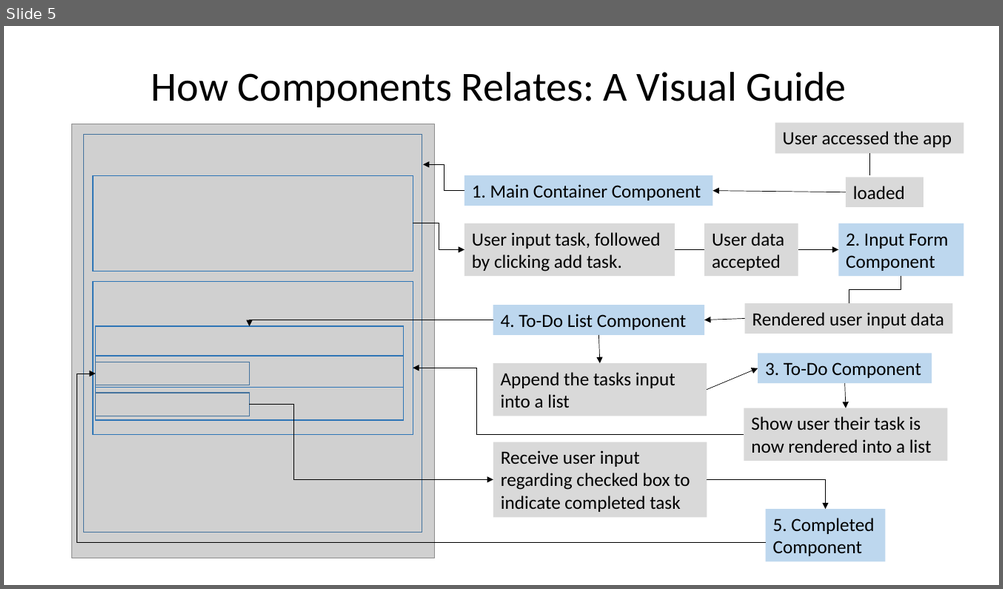
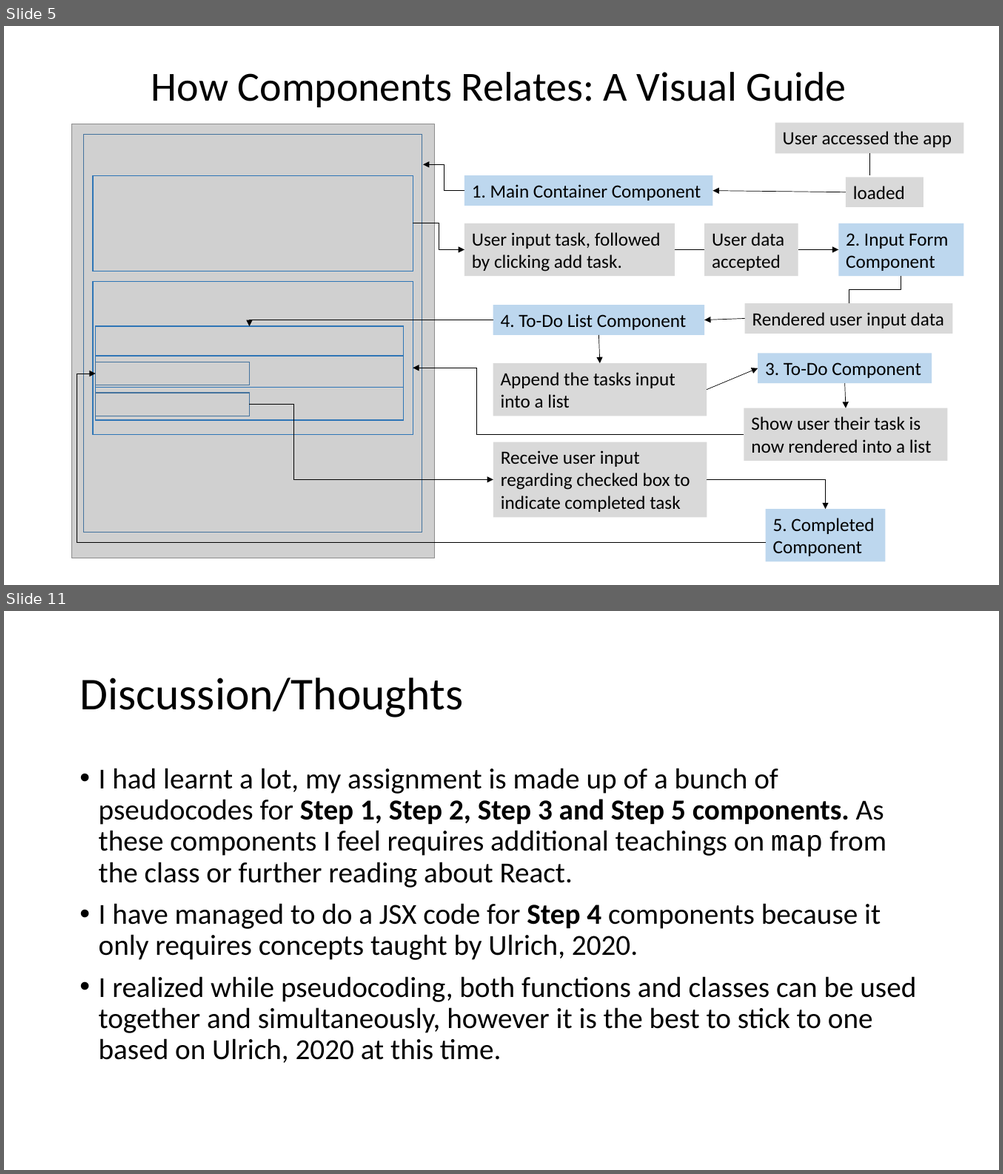
Before and after one commit to jia-von/react-app-planning-assignment, a slide deck: To-Do-App-Illustrations/React To-Do Planning Assignment.pptx. Shown one above the other, each under a label of ours: slide 5 before the commit, slides 5 and 11 after it; the slides between them are not shown. The pictures are 1003x589 and 1003x1174 pixels, drawn with LibreOffice and Linux fonts; fonts in the diff are those of the drawing; grey boxes stand for pictures. Boxes give left, top, right and bottom in pixels: in the first picture for what was removed or moved away, otherwise in the second. Text is boxed around its words. In the diff, an @@ line names an element or a change of style, - is before the commit and + after.

```diff
--- a/To-Do-App-Illustrations/React To-Do Planning Assignment.pptx
+++ b/To-Do-App-Illustrations/React To-Do Planning Assignment.pptx
@@ slide 11 added at [4, 611, 999, 1170], background #FFFFFF @@
@@ title added at [79, 678, 463, 718], 44 pt, text #000000 @@
+Discussion/Thoughts
@@ text added at [99, 768, 916, 1063], 28 pt, text #000000 @@
+• I had learnt a lot, my assignment is made up of a bunch of pseudocodes for Step 1, Step 2, Step 3 and Step 5 components. As these components I feel requires additional teachings on map from the class or further reading about React.
+• I have managed to do a JSX code for Step 4 components because it only requires concepts taught by Ulrich, 2020.
+• I realized while pseudocoding, both functions and classes can be used together and simultaneously, however it is the best to stick to one based on Ulrich, 2020 at this time.
```
Also in this commit, not shown: 3 slides changed, 3 other slides added, 1 slide removed, 6 other files.
